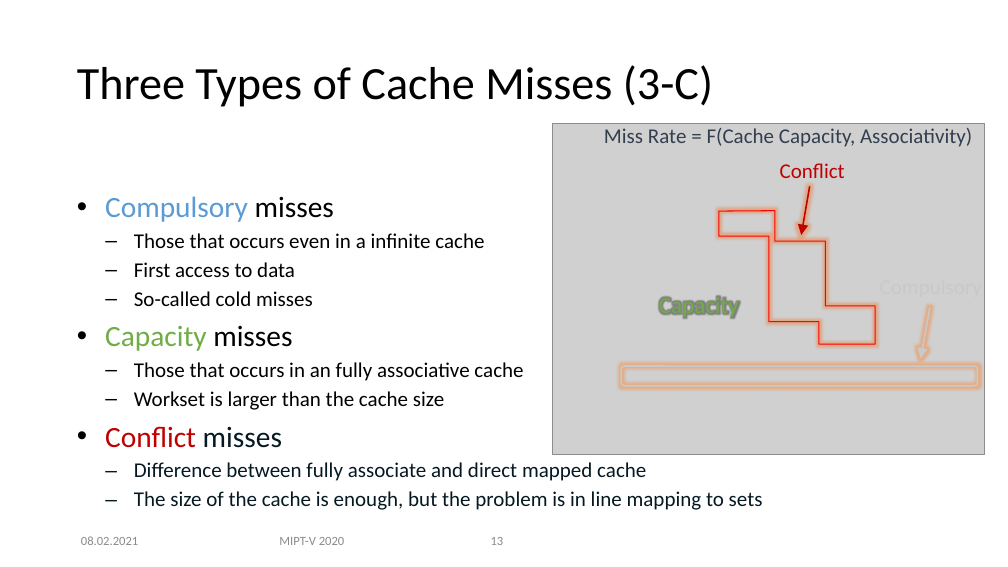
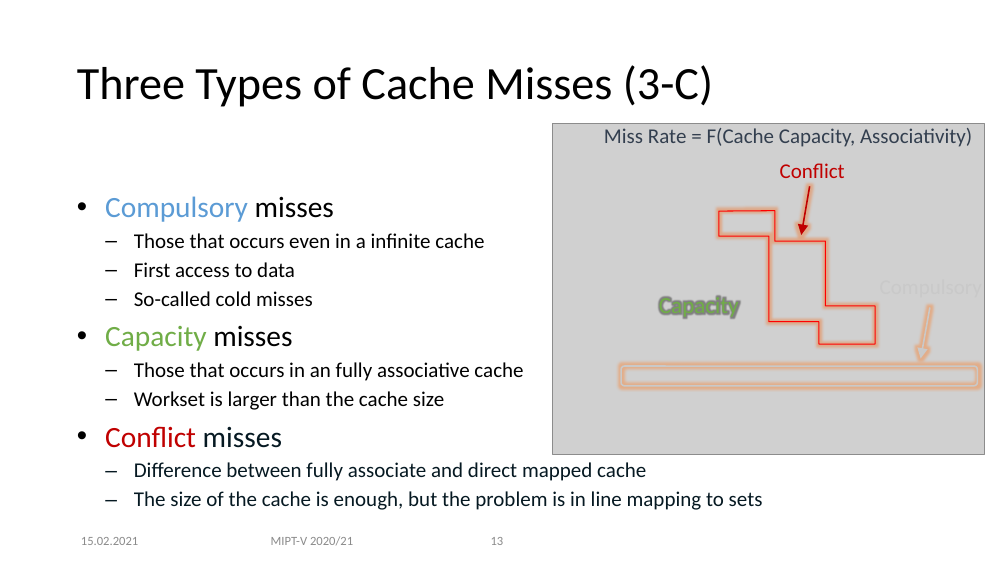
Before and after one commit to MIPT-ILab/ca-lectures, a slide deck: slide 13 of mipt-mips/2020/Lecture 14 - Caches, part 2.pptx. Drawn at 1008x567 pixels with LibreOffice and Linux fonts; fonts in the diff are those of the drawing; grey boxes stand for pictures; background and template pictures are left out. Boxes give left, top, right and bottom in pixels: in the first picture for what was removed or moved away, otherwise in the second. Text is boxed around its words. In the diff, an @@ line names an element or a change of style, - is before the commit and + after.

Commit message:
Add foils for Y20-21 L15
Caches, part 3

```diff
--- a/mipt-mips/2020/Lecture 14 - Caches, part 2.pptx
+++ b/mipt-mips/2020/Lecture 14 - Caches, part 2.pptx
@@ text at (81, 537, 138, 545): text changed @@
-08.02.2021
+15.02.2021
@@ text at (271, 536, 353, 545): text changed @@
-MIPT-V 2020
+MIPT-V 2020/21
```
Also in this commit, not shown: 18 other slides changed, 1 other file.
